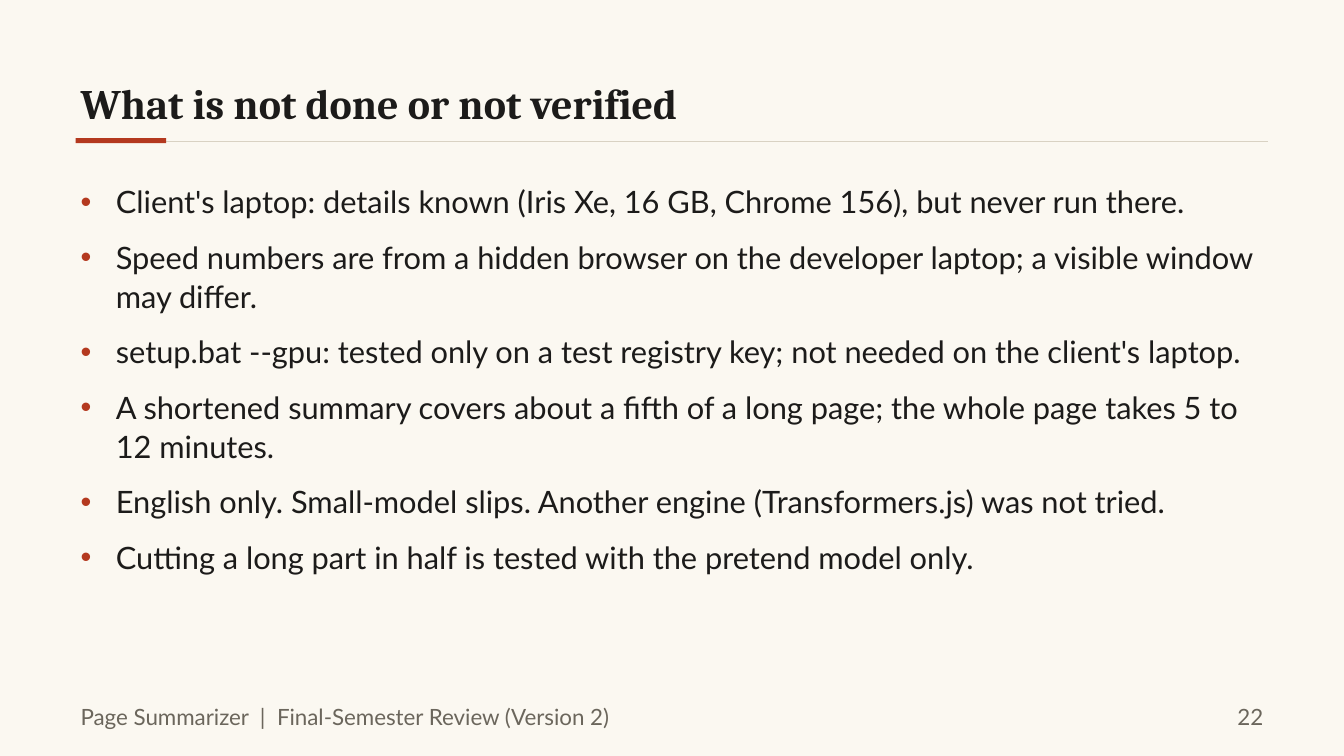
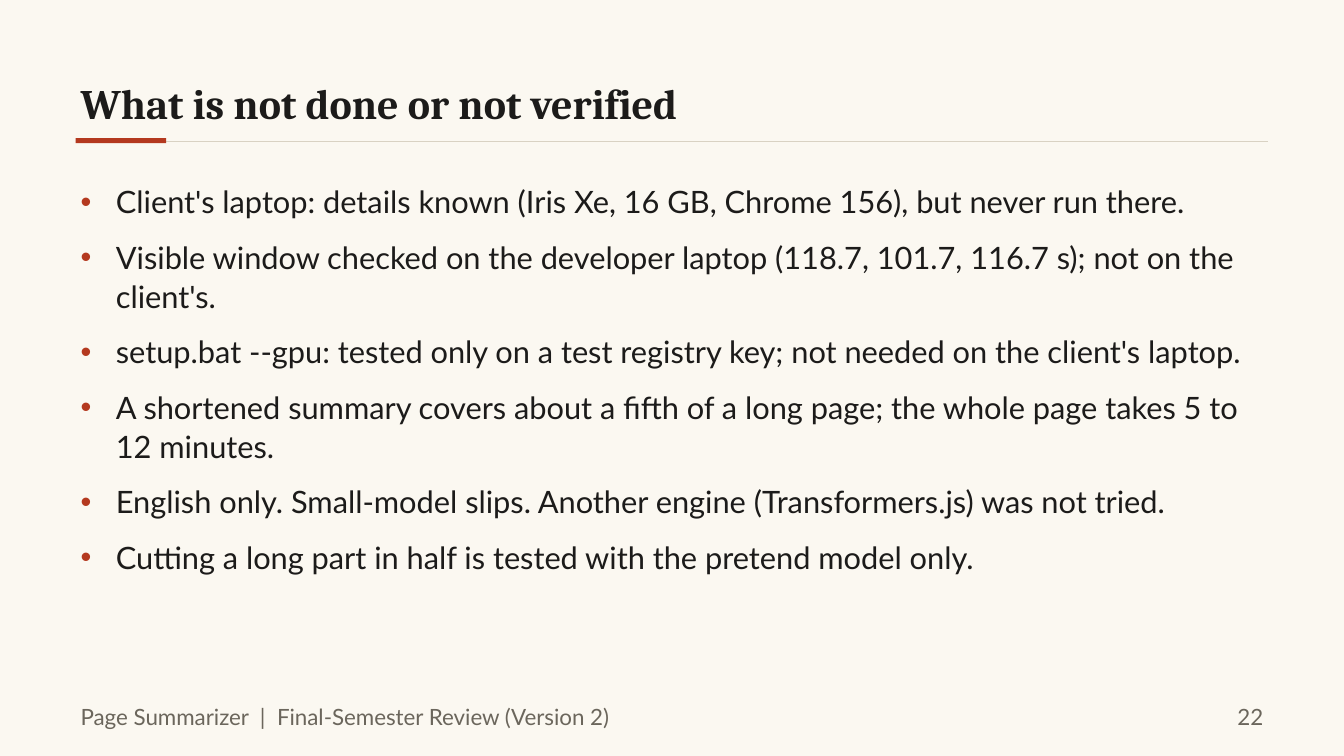
Before and after one commit to Vickey-vijay/DISSCO_web-page-summarizer, a slide deck: slide 22 of finalsem/docs/ppt/FinalSem_Deck.pptx. Drawn at 1344x756 pixels with LibreOffice and Linux fonts; fonts in the diff are those of the drawing. Boxes give left, top, right and bottom in pixels: in the first picture for what was removed or moved away, otherwise in the second. Text is boxed around its words. In the diff, an @@ line names an element or a change of style, - is before the commit and + after.

```diff
--- a/finalsem/docs/ppt/FinalSem_Deck.pptx
+++ b/finalsem/docs/ppt/FinalSem_Deck.pptx
@@ text at <box>116,245,1233,309</box>: text changed @@
-• Speed numbers are from a hidden browser on the developer laptop; a visible window may differ.
+• Visible window checked on the developer laptop (118.7, 101.7, 116.7 s); not on the client's.
```
Also in this commit, not shown: 1 other slide changed, 33 other files.
